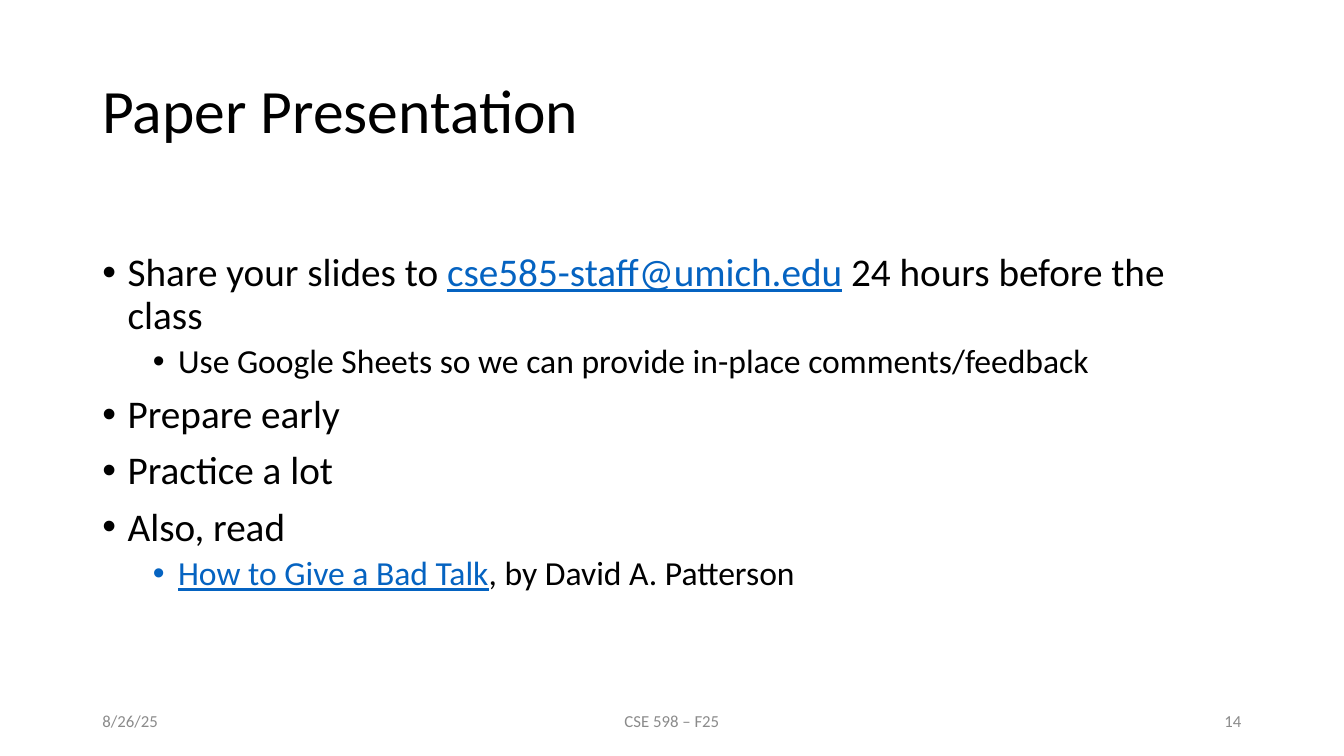
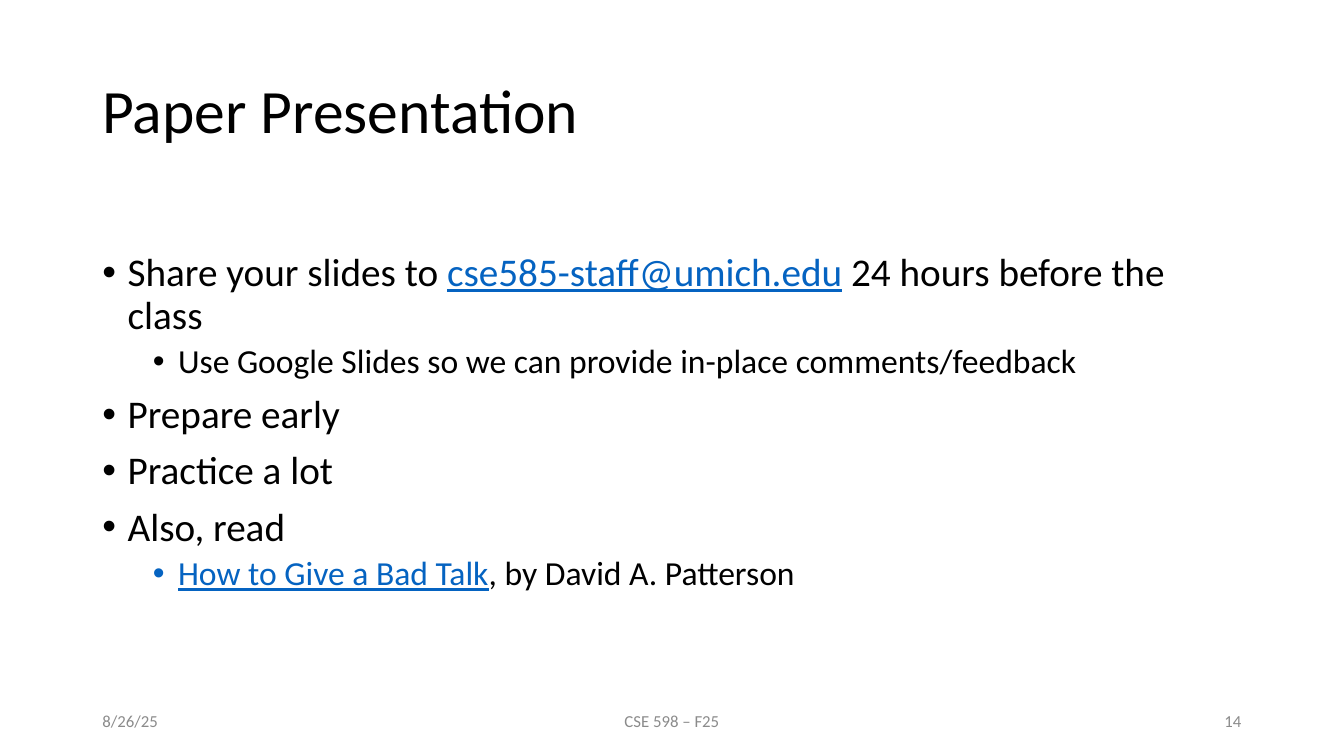
Before and after one commit to mosharaf/cse585, a slide deck: slide 14 of Slides/082625-MChowdhury.pptx. Drawn at 1344x756 pixels with LibreOffice and Linux fonts; fonts in the diff are those of the drawing. Boxes give left, top, right and bottom in pixels: in the first picture for what was removed or moved away, otherwise in the second. Text is boxed around its words. In the diff, an @@ line names an element or a change of style, - is before the commit and + after.

Commit message:
Fix typos in slide and add link in README

```diff
--- a/Slides/082625-MChowdhury.pptx
+++ b/Slides/082625-MChowdhury.pptx
@@ text at <box>178,349,1076,379</box>: text changed @@
-  • Use Google Sheets so we can provide in-place comments/feedback
+  • Use Google Slides so we can provide in-place comments/feedback
```
Also in this commit, not shown: 1 other slide changed, 2 other files.
